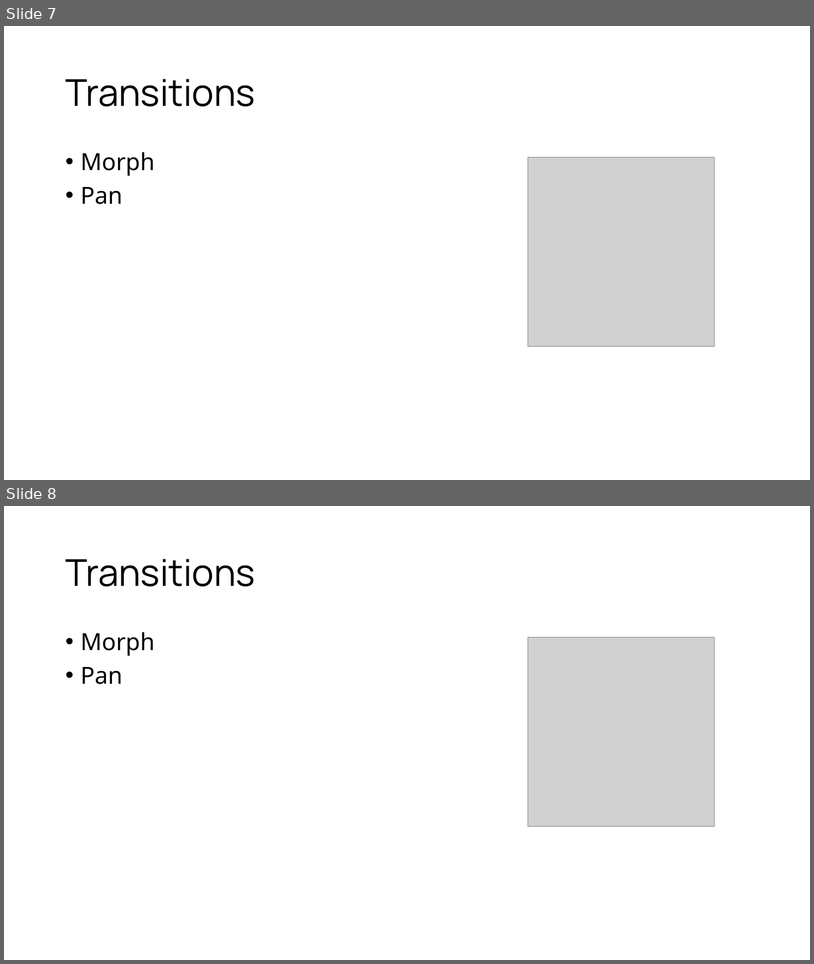
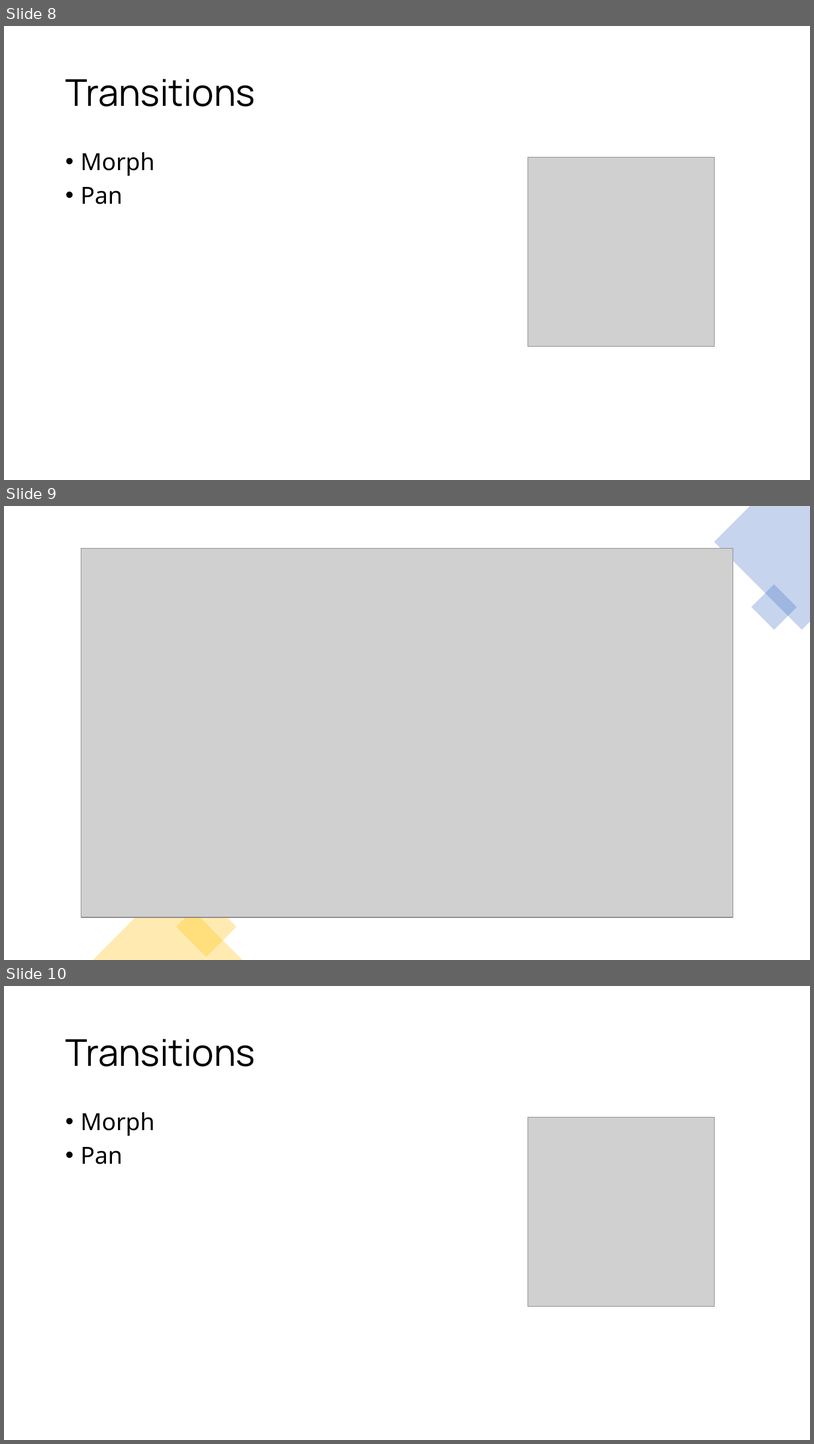
Before and after one commit to tariq-iub/Training, a slide deck: Sample.pptx. Shown one above the other, each under a label of ours: slides 7 and 8 before the commit, slides 8, 9 and 10 after it. The pictures are 814x964 and 814x1444 pixels, drawn with LibreOffice and Linux fonts; fonts in the diff are those of the drawing; grey boxes stand for pictures. Boxes give left, top, right and bottom in pixels: in the first picture for what was removed or moved away, otherwise in the second. Text is boxed around its words. In the diff, an @@ line names an element or a change of style, - is before the commit and + after.

Commit message:
Modified PPTs

```diff
--- a/Sample.pptx
+++ b/Sample.pptx
@@ slide 9 added at (x1=4, y1=506, x2=810, y2=960), background #FFFFFF @@
@@ freeform shape added at (x1=715, y1=506, x2=810, y2=630), fill #4472C4 at 30% opacity @@
@@ picture added at (x1=81, y1=549, x2=733, y2=917) @@
@@ rectangle added at (x1=752, y1=584, x2=797, y2=630), fill #4472C4 at 30% opacity @@
@@ triangle added at (x1=93, y1=885, x2=242, y2=960), fill #FFC000 at 30% opacity @@
@@ rectangle added at (x1=176, y1=897, x2=237, y2=957), fill #FFC000 at 30% opacity @@
@@ what was slide 7 is now slide 8 @@
@@ what was slide 8 is now slide 10 @@
```
Also in this commit, not shown: 1 other slide added, 2 other files.
